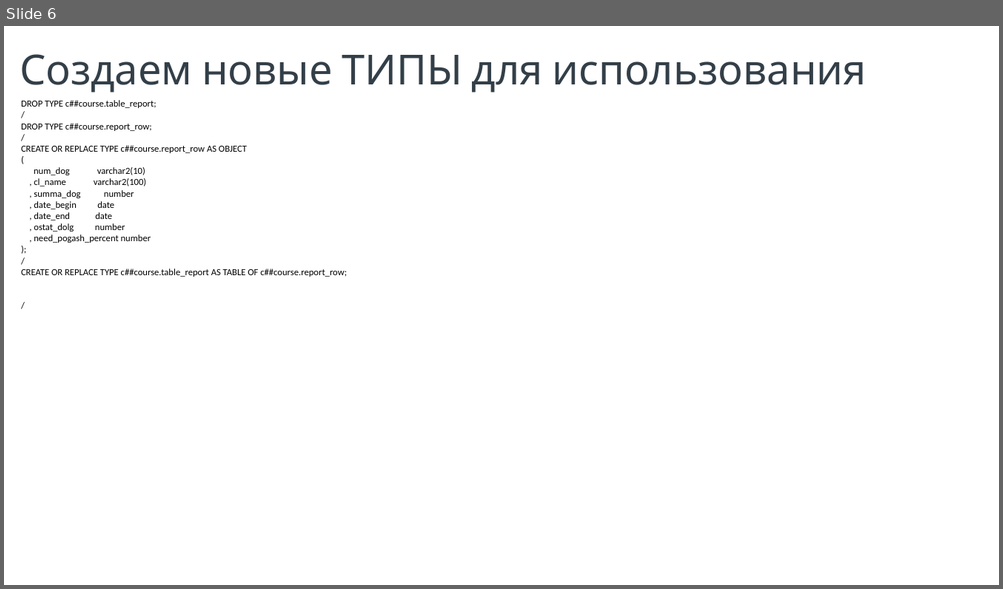
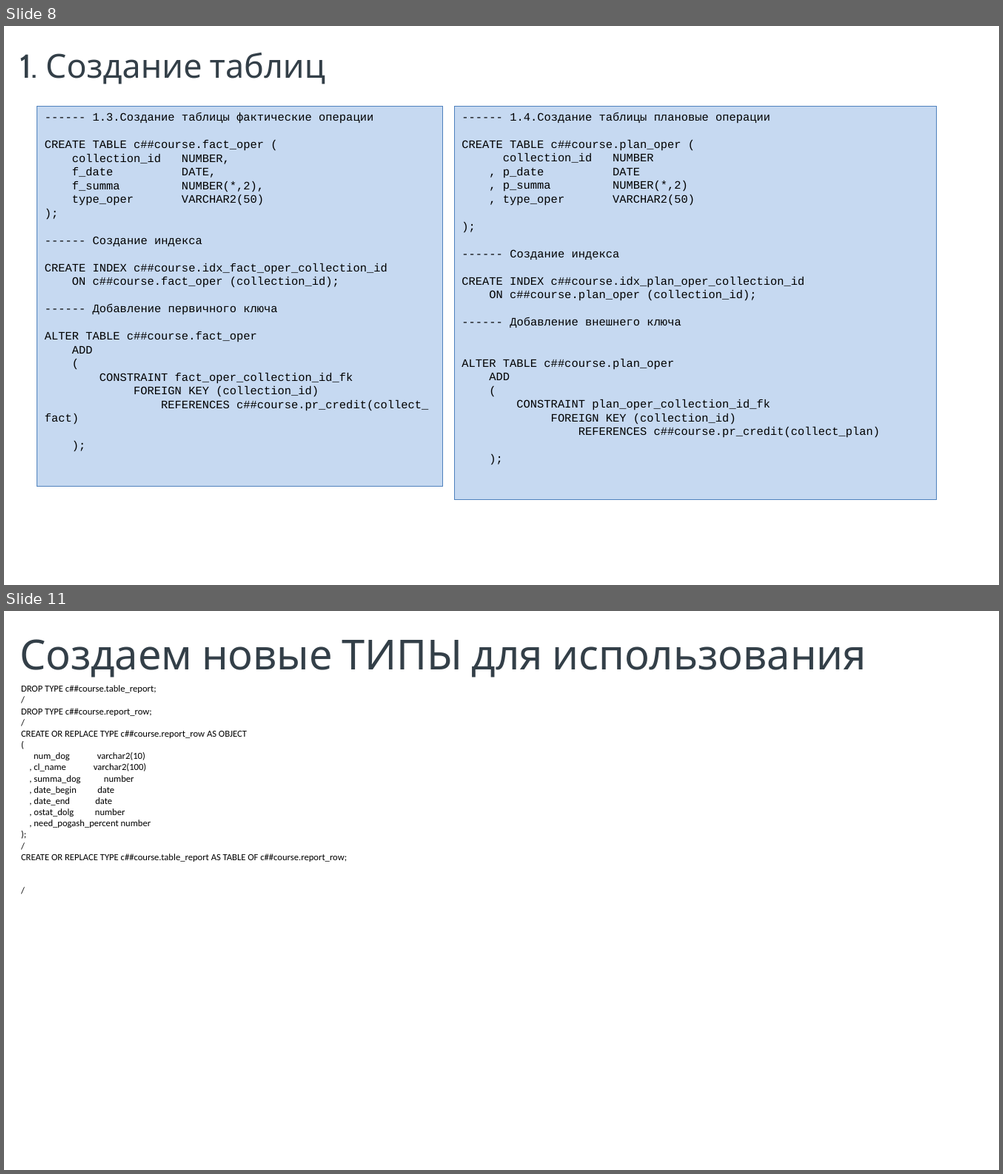
Before and after one commit to AndrSor/Course_PLSQL_SB, a slide deck: Course Work/_Презентация Курсовой работы.pptx. Shown one above the other, each under a label of ours: slide 6 before the commit, slides 8 and 11 after it; the slides between them are not shown. The pictures are 1003x589 and 1003x1174 pixels, drawn with LibreOffice and Linux fonts; fonts in the diff are those of the drawing; background and template pictures are left out. Boxes give left, top, right and bottom in pixels: in the first picture for what was removed or moved away, otherwise in the second. Text is boxed around its words. In the diff, an @@ line names an element or a change of style, - is before the commit and + after.

```diff
--- a/Course Work/_Презентация Курсовой работы.pptx
+++ b/Course Work/_Презентация Курсовой работы.pptx
@@ slide 8 added at (4,26,999,585), background #FFFFFF; not listed: 1 template element that a slide beside it also shows @@
@@ text added at (20,53,325,84), 32 pt, text #333F48 @@
+1. Создание таблиц
@@ rectangle added at (37,107,443,487), fill #C6D9F1, outline #4F81BD 0.75 pt, 11 pt, text #000000 @@
+------ 1.3.Создание таблицы фактические операции
+CREATE TABLE c##course.fact_oper (
+collection_id NUMBER,
+f_date DATE,
+f_summa NUMBER(*,2),
+type_oper VARCHAR2(50)
+);
+------ Создание индекса
+CREATE INDEX c##course.idx_fact_oper_collection_id
+ON c##course.fact_oper (collection_id);
+------ Добавление первичного ключа
+ALTER TABLE c##course.fact_oper
+ADD
+(
+CONSTRAINT fact_oper_collection_id_fk
+FOREIGN KEY (collection_id)
+REFERENCES c##course.pr_credit(collect_fact)
+);
@@ rectangle added at (455,106,936,500), fill #C6D9F1, outline #4F81BD 0.75 pt, 11 pt, text #000000 @@
+------ 1.4.Создание таблицы плановые операции
+CREATE TABLE c##course.plan_oper (
+collection_id NUMBER
+, p_date DATE
+, p_summa NUMBER(*,2)
+, type_oper VARCHAR2(50)
+);
+------ Создание индекса
+CREATE INDEX c##course.idx_plan_oper_collection_id
+ON c##course.plan_oper (collection_id);
+------ Добавление внешнего ключа
+ALTER TABLE c##course.plan_oper
+ADD
+(
+CONSTRAINT plan_oper_collection_id_fk
+FOREIGN KEY (collection_id)
+REFERENCES c##course.pr_credit(collect_plan)
+);
@@ what was slide 6 is now slide 11 @@
```
Also in this commit, not shown: 1 slide changed, 5 other slides added, 1 slide removed, 2 other files.
